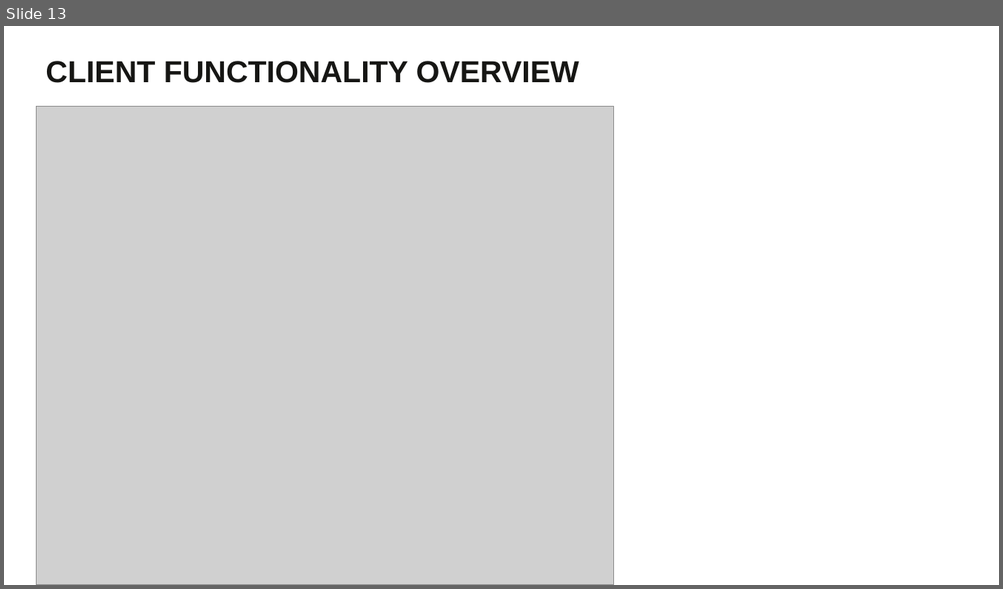
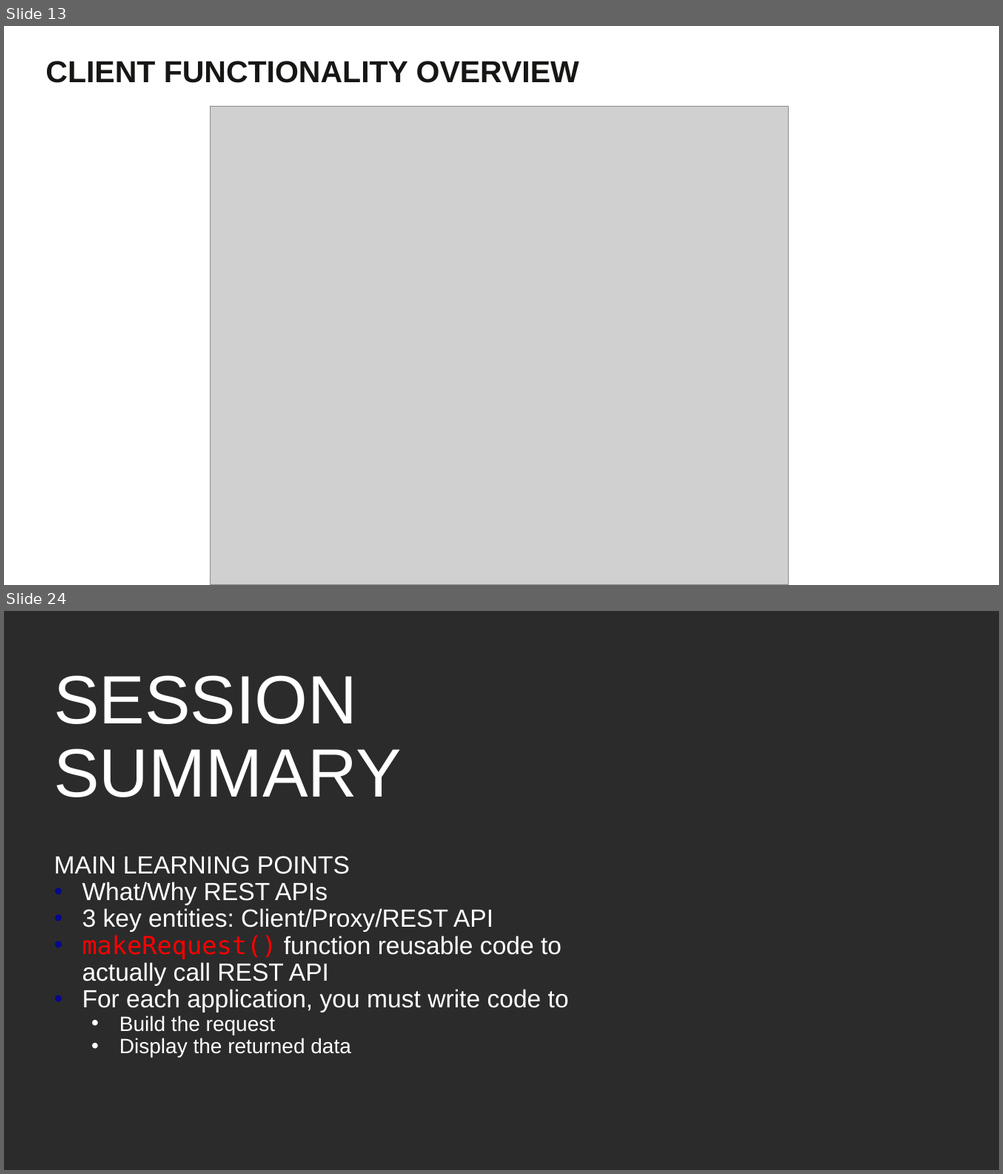
Before and after one commit to BrightcoveLearning/BCL-LearningSamples, a slide deck: PLAYTV2020/matt-boles-video.pptx. Shown one above the other, each under a label of ours: slide 13 before the commit, slides 13 and 24 after it; the slides between them are not shown. The pictures are 1003x589 and 1003x1174 pixels, drawn with LibreOffice and Linux fonts; fonts in the diff are those of the drawing; grey boxes stand for pictures; background and template pictures are left out; a plain dark background stands for a picture behind light text. Boxes give left, top, right and bottom in pixels: in the first picture for what was removed or moved away, otherwise in the second. Text is boxed around its words. In the diff, an @@ line names an element or a change of style, - is before the commit and + after.

```diff
--- a/PLAYTV2020/matt-boles-video.pptx
+++ b/PLAYTV2020/matt-boles-video.pptx
@@ slide 24 added at [4,611,999,1170], background picture (left out) @@
@@ title added at [54,675,401,797], 66 pt, text #FFFFFF @@
+SESSION SUMMARY
@@ text added at [54,856,569,1057], 24 pt, text #FFFFFF @@
+MAIN LEARNING POINTS
+• What/Why REST APIs
+• 3 key entities: Client/Proxy/REST API
+• makeRequest() function reusable code to actually call REST API
+• For each application, you must write code to
+  • Build the request
+  • Display the returned data
@@ slide 13 changed as well @@
@@ picture: place and size @@
-picture at [36,107,614,585]
+picture at [210,107,788,585]
```
Also in this commit, not shown: 5 other slides changed, 10 other slides added, 8 slides removed.
